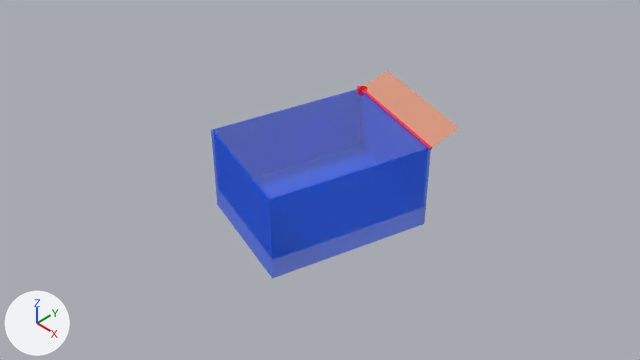
The Blender file visualizer.blend as it was, and as the next commit left it.
One viewpoint serves both versions: the file's camera 'camera'. Every picture has the same lights, and +X, +Y and +Z are marked at lower left.

Objects in the first picture: 'Cone', 'Cylinder', 'our_joints_data5_4_base.002', 'our_joints_data5_4_move.002'.
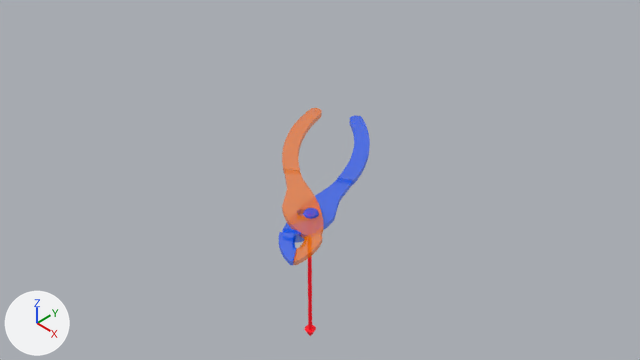
Where the newer file only moved an object's origin or applied its transform, the numbers keep the older frame.

What differs and where, as boxes [x1, y1, x2, y2] in the pictures (640 x 360 px):
```json
{"object": "our_joints_data5_4_base.002", "change": "deleted", "before": [211, 89, 431, 278], "on screen": "blue"}
{"object": "100142_0.001", "change": "added", "after": [282, 108, 323, 265], "on screen": "orange"}
{"object": "our_joints_data5_4_move.002", "change": "deleted", "before": [364, 70, 459, 148]}
{"object": "100142_1.001", "change": "added", "after": [279, 115, 370, 265], "on screen": "blue"}
{"object": "Cylinder", "change": "reshaped", "before": [362, 89, 432, 150], "after": [308, 256, 312, 330]}
{"object": "Cone", "change": "moved, turned", "before": [357, 86, 367, 96], "after": [305, 325, 316, 336]}
```

The change, as JSON lines over the scene's bpy script:
```json
{"block": "me_cylinder_014", "where": "me_cylinder_014.from_pydata(...)  # 64 vertices, 34 faces; spans x -0.015..0.015, y -0.015..0.015, z -0.5..0.5"}
{"block": "me_cylinder_014", "where": "# used by ob_cylinder; location = (0.167, 0.622, 0.369); rotation_euler = (0.0, 1.571, 2.868), in degrees (0, 90, 164)"}
{"block": "me_cylinder_014", "change": "me_cylinder_014 part 1: the whole mesh is multiplied about its middle by the matrix ((0.0, 0.0, 1.2), (0.897, 0.442, 0.0), (-0.442, 0.897, 0.0)), then moved by (0.959, 0.921, -0.352)"}
{"op": "add", "block": "me_100142_1_001", "code": ["me_100142_1_001 = bpy.data.meshes.new('100142_1.001')", "me_100142_1_001.from_pydata(...)  # 1421 vertices, 2754 faces; spans x -0.47..0.57, y -0.04..0.06, z -0.89..0.83", "me_100142_1_001.materials.append(mat_blue)  # blue #005fff"]}
{"op": "add", "block": "me_100142_0_001", "code": ["me_100142_0_001 = bpy.data.meshes.new('100142_0.001')", "me_100142_0_001.from_pydata(...)  # 595 vertices, 1099 faces; spans x -1.13..0.8, y -0.01..0.04, z 0.19..0.81", "me_100142_0_001.materials.append(mat_orange)  # orange #ff8200"]}
{"op": "remove", "block": "ob_our_joints_data5_4_base_002", "code": ["ob_our_joints_data5_4_base_002 = bpy.data.objects.new('our_joints_data5_4_base.002', me_our_joints_data5_4_base_002)", "ob_our_joints_data5_4_base_002.location = (0.0, 0.0, 0.0)", "ob_our_joints_data5_4_base_002.rotation_euler = (1.571, 0.0, 0.0)  # degrees (90, 0, 0)"]}
{"op": "remove", "block": "ob_our_joints_data5_4_move_002", "code": ["ob_our_joints_data5_4_move_002 = bpy.data.objects.new('our_joints_data5_4_move.002', me_our_joints_data5_4_move_002)", "ob_our_joints_data5_4_move_002.location = (0.001, 0.003, 0.742)", "ob_our_joints_data5_4_move_002.rotation_euler = (0.54, 0.236, -0.134)  # degrees (31, 14, -7.7)"]}
{"op": "set", "path": "ob_cone.location", "old": "(-0.314, 0.757, 0.369)", "new": "(0.257, -0.359, -1.191)"}
{"op": "set", "path": "ob_cone.rotation_euler", "old": "(0.0, 1.571, 2.868)", "new": "(0.0, 3.142, 1.755)", "note": "degrees (0, 90, 164) -> degrees (0, 180, 101)"}
{"op": "add", "block": "ob_100142_1_001", "code": ["ob_100142_1_001 = bpy.data.objects.new('100142_1.001', me_100142_1_001)", "ob_100142_1_001.location = (0.0, 0.0, 0.0)", "ob_100142_1_001.rotation_euler = (1.571, 0.0, 0.0)  # degrees (90, 0, 0)"]}
{"op": "add", "block": "ob_100142_0_001", "code": ["ob_100142_0_001 = bpy.data.objects.new('100142_0.001', me_100142_0_001)", "ob_100142_0_001.location = (0.44, 0.043, 0.0)", "ob_100142_0_001.rotation_euler = (1.571, 0.0000413, -1.047)  # degrees (90, 0, -60)"]}
```
